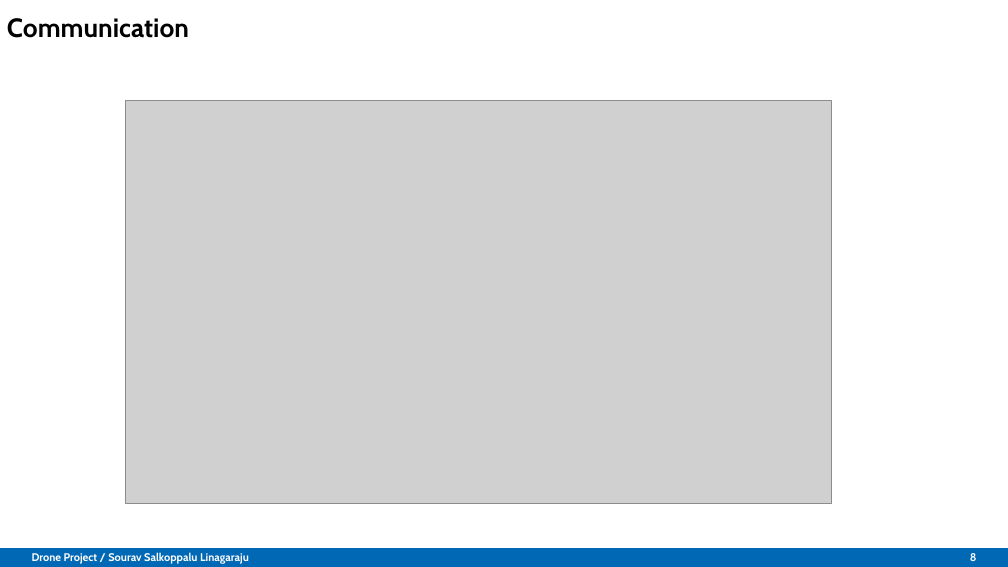
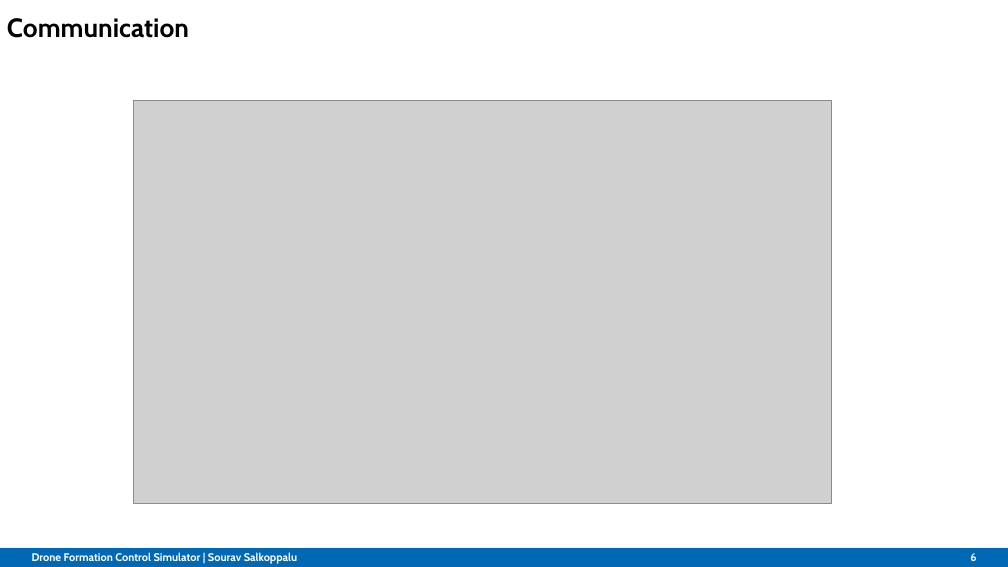
Before and after one commit to Belvin7/Drone_Project_personal-, a slide deck: slide 6 of AMS_Intermediate_Presentation.odp (slide 8 before the commit). Drawn at 1008x567 pixels with LibreOffice and Linux fonts; fonts in the diff are those of the drawing; grey boxes stand for pictures; background and template pictures are left out. Boxes give left, top, right and bottom in pixels: in the first picture for what was removed or moved away, otherwise in the second. Text is boxed around its words. In the diff, an @@ line names an element or a change of style, - is before the commit and + after.

```diff
--- a/AMS_Intermediate_Presentation.odp
+++ b/AMS_Intermediate_Presentation.odp
@@ picture: place and size @@
-picture at bbox=[126, 101, 832, 504]
+picture at bbox=[134, 101, 832, 504]
@@ text at bbox=[32, 552, 297, 564]: text changed @@
-Drone Project / Sourav Salkoppalu Linagaraju
+Drone Formation Control Simulator | Sourav Salkoppalu
@@ page number at bbox=[970, 553, 976, 561]: text changed @@
-8
+6
```
Also in this commit, not shown: 10 other slides changed, 1 slide added, 2 slides removed.
